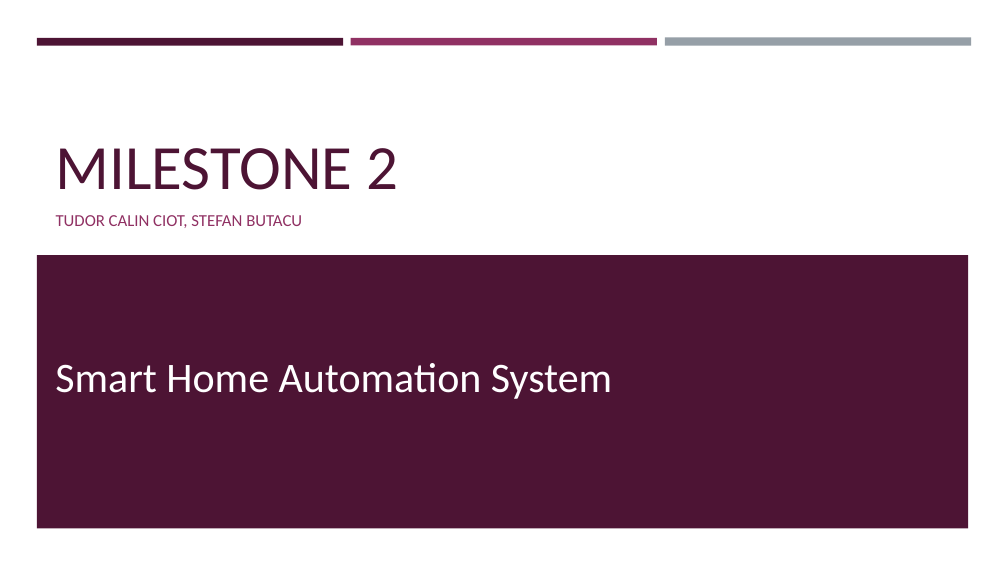
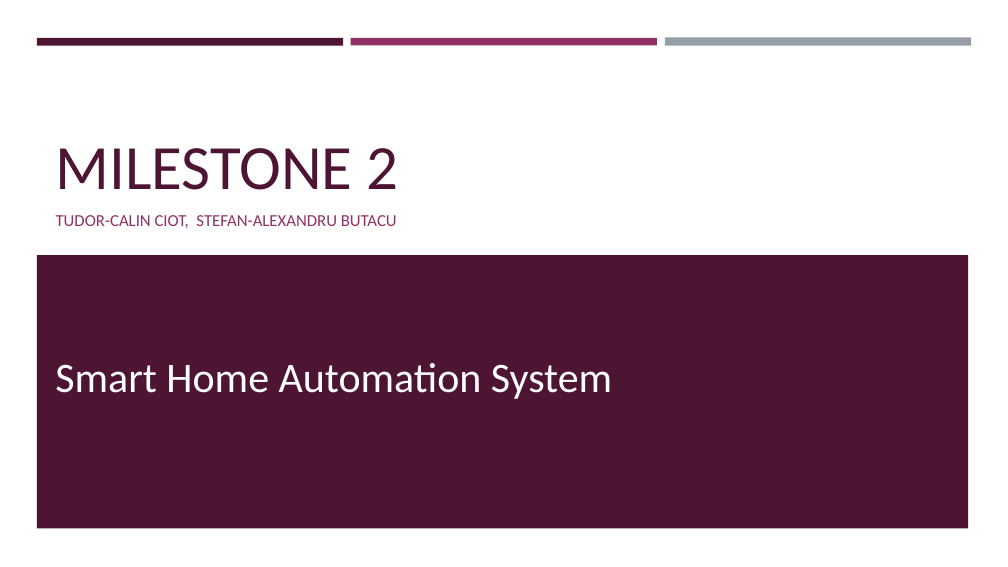
Before and after one commit to siot12/SASPS-Project, a slide deck: slide 1 of docs/Milestone 2.pptx. Drawn at 1008x567 pixels with LibreOffice and Linux fonts; fonts in the diff are those of the drawing. Boxes give left, top, right and bottom in pixels: in the first picture for what was removed or moved away, otherwise in the second. Text is boxed around its words. In the diff, an @@ line names an element or a change of style, - is before the commit and + after.

```diff
--- a/docs/Milestone 2.pptx
+++ b/docs/Milestone 2.pptx
@@ subtitle at [56,215,397,228]: text changed @@
-TUDOR CALIN CIOT, STEFAN BUTACU
+TUDOR-CALIN CIOT, STEFAN-ALEXANDRU BUTACU
```
Also in this commit, not shown: 1 other slide changed, 8 other files.
